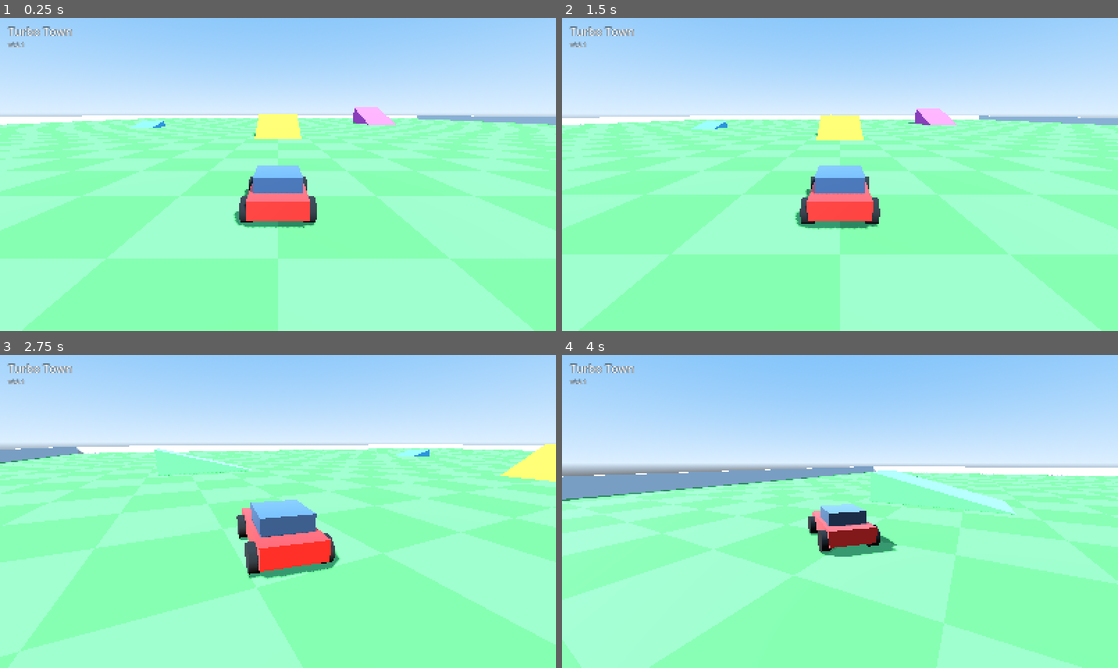
Above: before the commit, frames 1-4 (two rows, left to right).
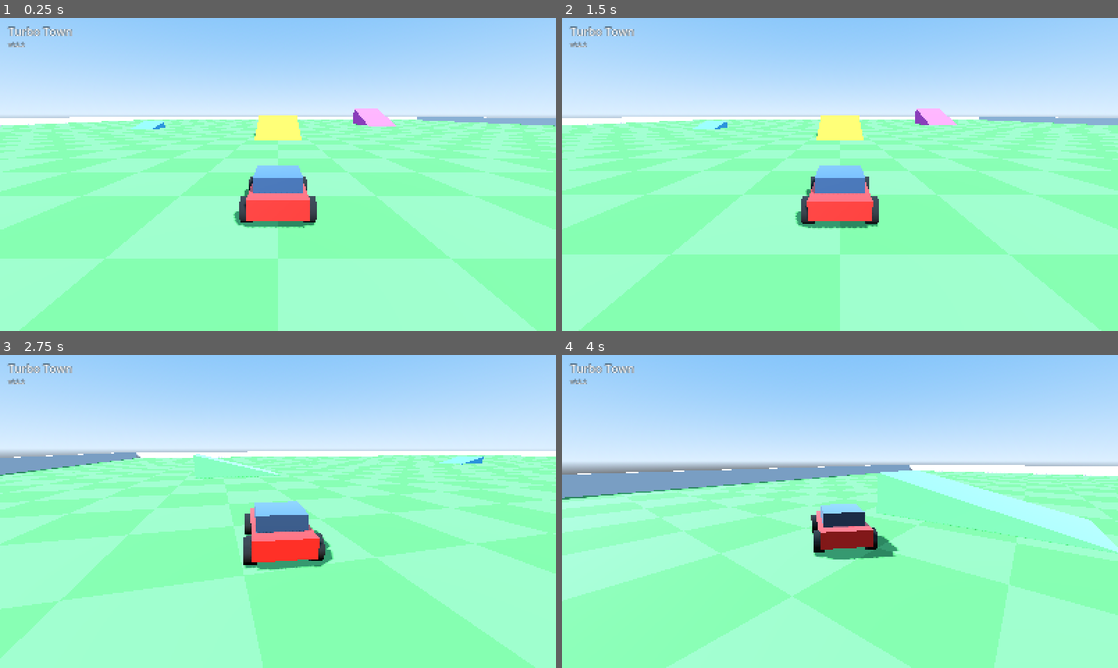
Above: after the commit, the same moments.

Repository: 84gareth/project-sam
Game: Godot game, scene res://scenes/main.tscn
Two runs of this game, one before a commit and one after it. Both use one fixed random seed, a clock stepped at 60 frames per second and the inputs below.
Inputs (mouse positions are in pixels of both pictures, inside the frame that each line leads up to):
- Up to frame 1 (0.25 s): no input
- Up to frame 2 (1.5 s): tap Enter at 0.5 s; move the mouse to (962, 158) at 0.52 s; hold D (steer_right) 0.53-1.28 s; click (962, 158) at 0.67 s; tap Space at 1.25 s; move the mouse to (728, 190) at 1.27 s; hold S (brake) from 1.28 s (still down)
- Up to frame 3 (2.75 s): move the mouse to (333, 442) at 2.02 s; release S (brake) at 2.03 s; hold D (steer_right) from 2.03 s (still down)
- Up to frame 4 (4 s): move the mouse to (812, 574) at 2.77 s; release D (steer_right) at 2.78 s; hold W (accelerate) 2.78-3.53 s; click (812, 574) at 2.92 s; move the mouse to (1006, 558) at 3.52 s; hold A (steer_left) from 3.53 s (still down)

The runs differ from the first frame. In frame 1, 5.2% of the frame differs, in the area x 0-100%, y 8-100%; in frame 2, 3.1%; in frame 3, 28%; in frame 4, 39%.

Commit message:
feat: even faster car, and a camera that keeps up (v0.2.2)
Sam's second playtest: "even faster!". Top speed 34 -> 48 m/s, accel
24 -> 34 m/s^2. The chase camera trailed 14 m behind at that speed
(camera test failed), so its follow rate doubled (6 -> 12).

Co-Authored-By: Claude Opus 5.5 <noreply@anthropic.com>

Diff:
--- a/project.godot
+++ b/project.godot
@@ -11,7 +11,7 @@
 [application]
 
 config/name="Turbo Town"
-config/version="0.2.1"
+config/version="0.2.2"
 run/main_scene="res://scenes/main.tscn"
 config/features=PackedStringArray("4.7", "GL Compatibility")
 config/icon="res://icon.svg"
--- a/scripts/car_rules.gd
+++ b/scripts/car_rules.gd
@@ -3,8 +3,8 @@
 ## scene. car.gd asks these functions what to do each physics tick.
 ## Tune the feel here; docs/first-drive-spec.md says what each number is for.
 
-const MAX_SPEED: float = 34.0        ## metres per second, forwards
-const ACCEL: float = 24.0            ## speed gained per second on full throttle
+const MAX_SPEED: float = 48.0        ## metres per second, forwards
+const ACCEL: float = 34.0            ## speed gained per second on full throttle
 const BRAKE: float = 32.0            ## speed lost per second on full brake
 const REVERSE_ACCEL: float = 10.0
 const MAX_REVERSE: float = 8.0
--- a/scripts/chase_camera.gd
+++ b/scripts/chase_camera.gd
@@ -7,7 +7,7 @@
 @export var height: float = 3.2
 @export var look_height: float = 1.2
 ## Bigger = snappier follow.
-@export var follow: float = 6.0
+@export var follow: float = 12.0
 
 var _target: Node3D
 
Not shown, changed: docs/first-drive-spec.md
